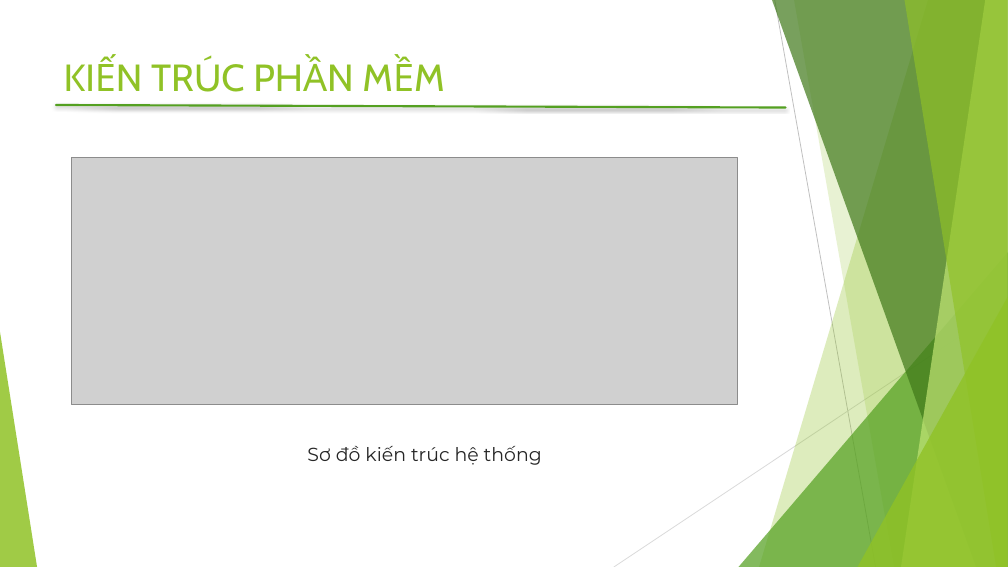
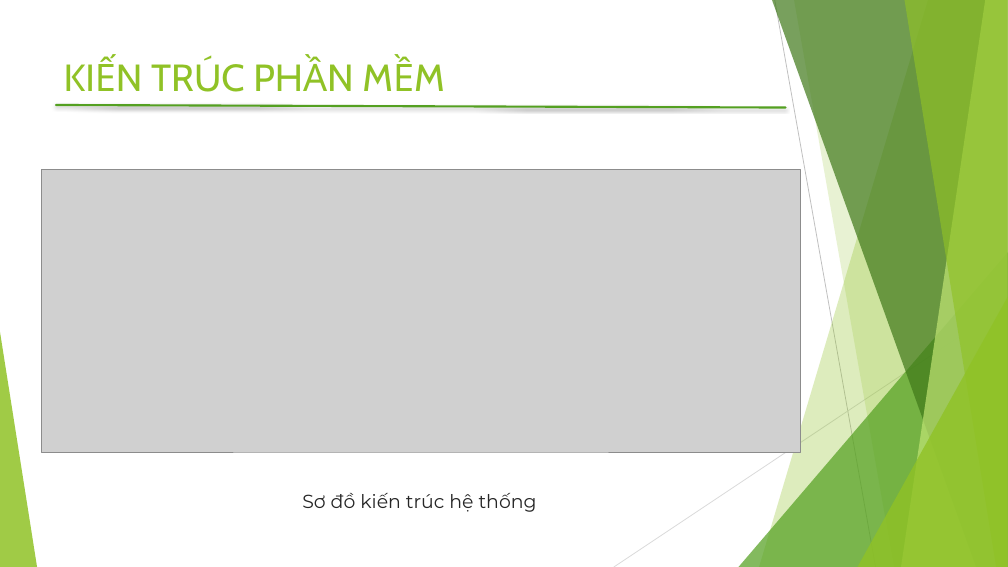
Before and after one commit to minhtvpy00202-git/Assignment_PY00202_MinhTV, a slide deck: slide 8 of Slide_ASM_PY00202_MinhTV.pptx. Drawn at 1008x567 pixels with LibreOffice and Linux fonts; fonts in the diff are those of the drawing; grey boxes stand for pictures. Boxes give left, top, right and bottom in pixels: in the first picture for what was removed or moved away, otherwise in the second. Text is boxed around its words. In the diff, an @@ line names an element or a change of style, - is before the commit and + after.

```diff
--- a/Slide_ASM_PY00202_MinhTV.pptx
+++ b/Slide_ASM_PY00202_MinhTV.pptx
@@ picture: place and size @@
-picture at [72,157,737,405]
+picture at [42,169,801,452]
@@ text "Sơ đồ kiến trúc hệ ...": place and size @@
-text "Sơ đồ kiến trúc hệ ..." at [307,446,542,465]
+text "Sơ đồ kiến trúc hệ ..." at [302,493,537,512]
```
Also in this commit, not shown: 8 other slides changed, 30 other files.
